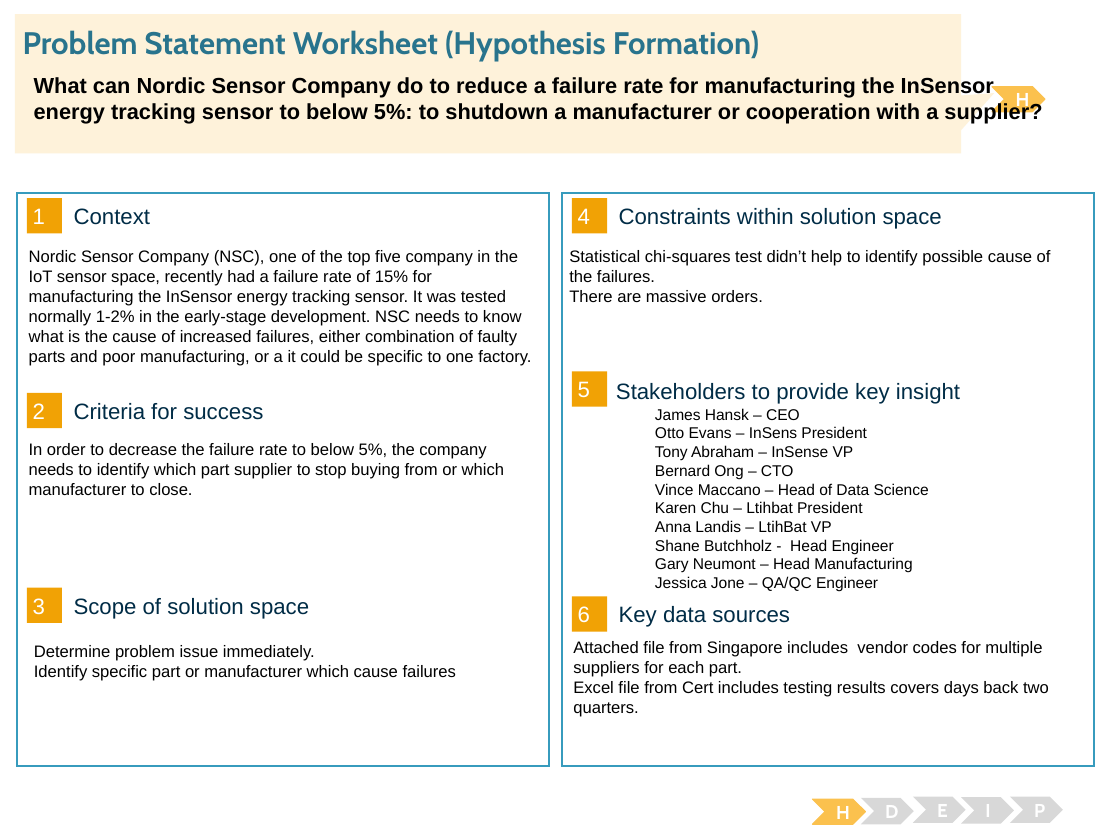
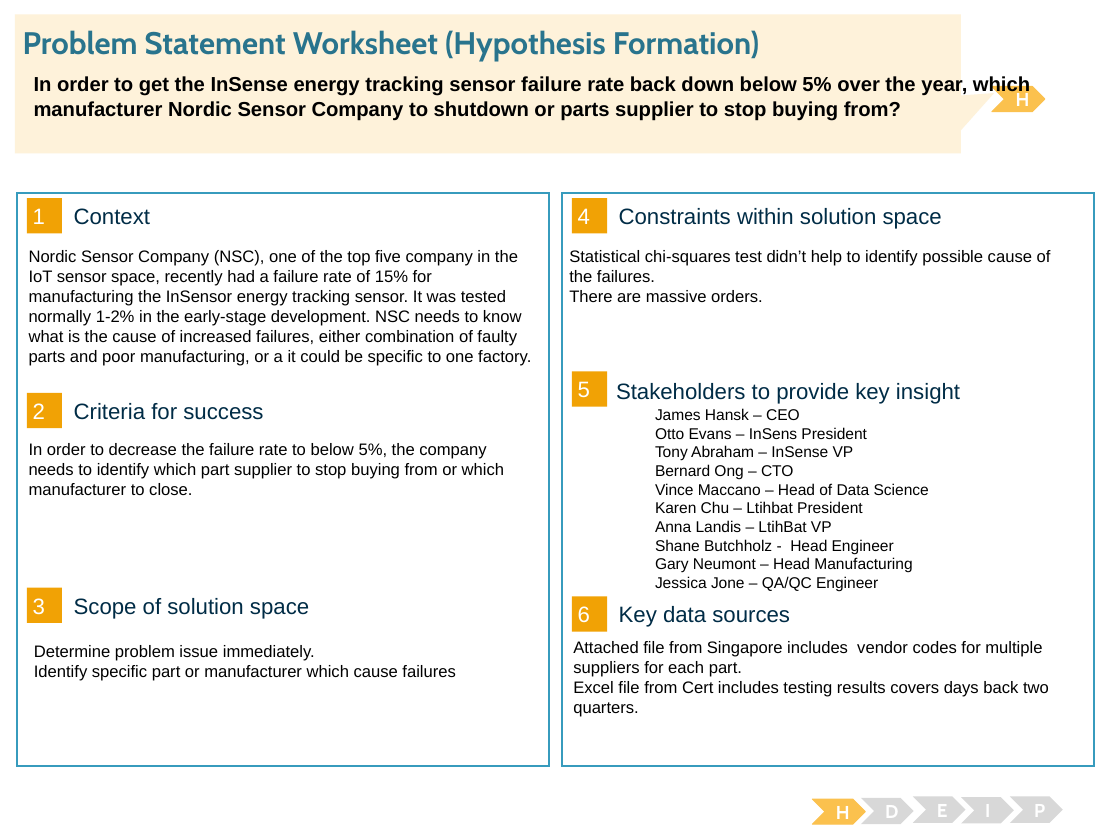
Before and after one commit to pbaigal/Springboard, a slide deck: slide 1 of Nordic Sensing Problem Statement Uranbaigal Purevsuren.pptx. Drawn at 1120x840 pixels with LibreOffice and Linux fonts; fonts in the diff are those of the drawing. Boxes give left, top, right and bottom in pixels: in the first picture for what was removed or moved away, otherwise in the second. Text is boxed around its words. In the diff, an @@ line names an element or a change of style, - is before the commit and + after.

```diff
--- a/Nordic Sensing Problem Statement Uranbaigal Purevsuren.pptx
+++ b/Nordic Sensing Problem Statement Uranbaigal Purevsuren.pptx
@@ text at [34,76,1030,121]: text changed; size 14 to 13 pt @@
-What can Nordic Sensor Company do to reduce a failure rate for manufacturing the InSensor energy tracking sensor to below 5%: to shutdown a manufacturer or cooperation with a supplier?
+In order to get the InSense energy tracking sensor failure rate back down below 5% over the year, which manufacturer Nordic Sensor Company to shutdown or parts supplier to stop buying from?
```
